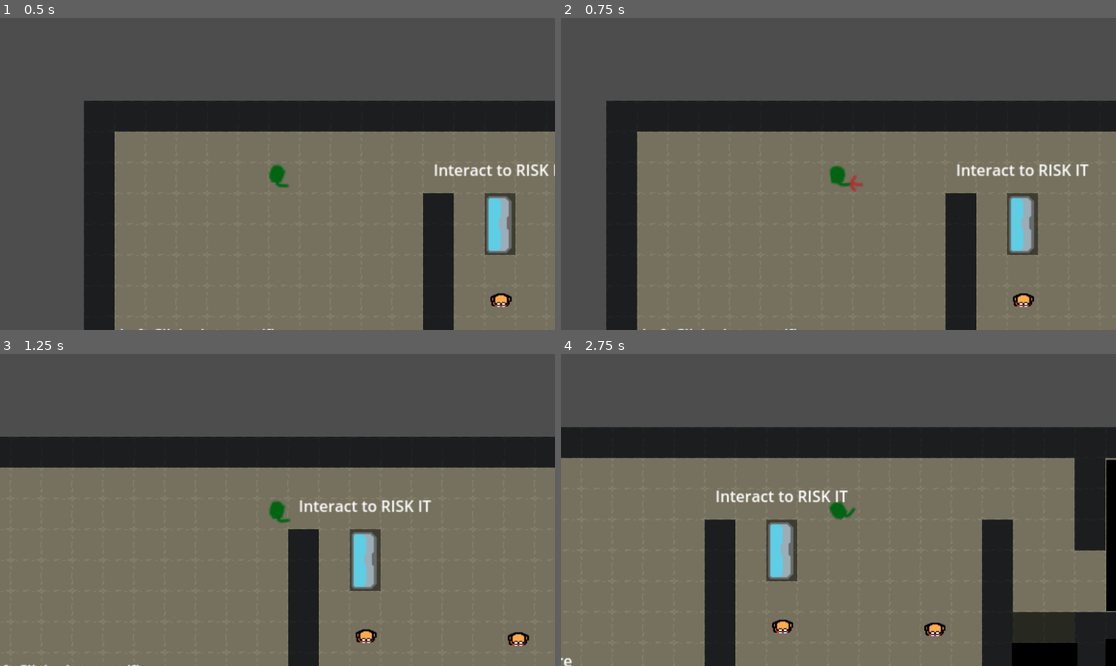
Above: before the commit, frames 1-4 (two rows, left to right).
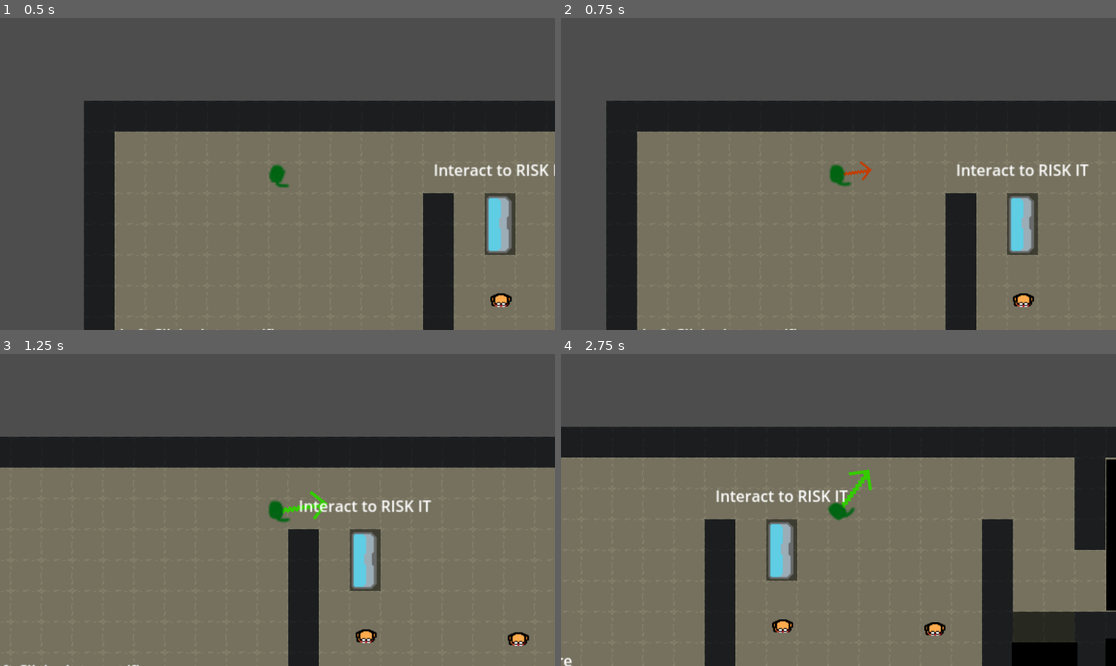
Above: after the commit, the same moments.

Repository: BobWizardLad/risk-it-for-the-biscuit
Game: Godot game, scene res://levels/trial_one.tscn
Two runs of this game, one before a commit and one after it. Both use one fixed random seed, a clock stepped at 60 frames per second and the inputs below.
Inputs (mouse positions are in pixels of both pictures, inside the frame that each line leads up to):
- Up to frame 1 (0.5 s): no input
- Up to frame 2 (0.75 s): tap Enter at 0.5 s; move the mouse to (960, 158) at 0.52 s; press the mouse at (960, 158) at 0.53 s; hold Right (ui_right) from 0.53 s (still down)
- Up to frame 3 (1.25 s): keep holding Right (ui_right)
- Up to frame 4 (2.75 s): move the mouse to (727, 525) at 1.27 s; release Right (ui_right) at 1.28 s; release the mouse at (727, 525) at 1.28 s; hold Down (ui_down) 1.28-2.03 s; click (727, 525) at 1.35 s; tap Space at 2 s; move the mouse to (894, 441) at 2.02 s; press the mouse at (894, 441) at 2.03 s; hold Right (ui_right) from 2.03 s (still down)

Frame 1 is identical in both runs. In frame 2, 0.2% of the frame differs, in the area x 48-57%, y 45-56%; in frame 3, 0.2%; in frame 4, 0.7%, in the area x 0-100%, y 33-100%.

Commit message:
Firing Now has some weight to it
There is a charge up, and a particle effect where the shot lands to indicate it better

Diff:
--- /dev/null
+++ b/bake-hard/assets/bread_crumb.tres
@@ -0,0 +1,7 @@
+[gd_resource type="AtlasTexture" load_steps=2 format=3 uid="uid://c4wvg4vxjy1t2"]
+
+[ext_resource type="Texture2D" uid="uid://w06xe0m62p61" path="res://assets/bread.png" id="1_owk6u"]
+
+[resource]
+atlas = ExtResource("1_owk6u")
+region = Rect2(48, 66, 15, 15)
--- /dev/null
+++ b/bake-hard/scenes/hit_effect.tscn
@@ -0,0 +1,20 @@
+[gd_scene load_steps=2 format=3 uid="uid://b623nk6koqbhm"]
+
+[ext_resource type="Texture2D" uid="uid://c4wvg4vxjy1t2" path="res://assets/bread_crumb.tres" id="1_flhpc"]
+
+[node name="HitEffect" type="CPUParticles2D"]
+texture_filter = 1
+emitting = false
+amount = 5
+texture = ExtResource("1_flhpc")
+lifetime = 0.2
+one_shot = true
+lifetime_randomness = 0.1
+direction = Vector2(0, 0)
+spread = 180.0
+gravity = Vector2(0, 0)
+initial_velocity_min = 60.0
+initial_velocity_max = 80.0
+angle_max = 360.0
+scale_amount_min = 0.3
+scale_amount_max = 0.35
--- a/bake-hard/scenes/player.tscn
+++ b/bake-hard/scenes/player.tscn
@@ -1,17 +1,19 @@
-[gd_scene load_steps=8 format=3 uid="uid://bh0jp6fnt0a3j"]
+[gd_scene load_steps=13 format=3 uid="uid://bh0jp6fnt0a3j"]
 
 [ext_resource type="Script" uid="uid://c8fqyo2sh1ref" path="res://scripts/player.gd" id="1_g2els"]
+[ext_resource type="Texture2D" uid="uid://cpd55xq3ekrnm" path="res://assets/arrow.png" id="2_dqkch"]
 [ext_resource type="Texture2D" uid="uid://bdhiamyjeupsp" path="res://assets/GuySprite.png" id="2_qhqgy"]
+[ext_resource type="PackedScene" uid="uid://b623nk6koqbhm" path="res://scenes/hit_effect.tscn" id="4_qlg0r"]
+[ext_resource type="AudioStream" uid="uid://brauathg8bofk" path="res://assets/ping.mp3" id="4_tuyoq"]
 
 [sub_resource type="CircleShape2D" id="CircleShape2D_g2els"]
-radius = 10.198
 
 [sub_resource type="Animation" id="Animation_qhqgy"]
 length = 0.001
 tracks/0/type = "value"
 tracks/0/imported = false
 tracks/0/enabled = true
-tracks/0/path = NodePath("Sprite2D:texture")
+tracks/0/path = NodePath("PlayerTexture:texture")
 tracks/0/interp = 1
 tracks/0/loop_wrap = true
 tracks/0/keys = {
@@ -23,7 +25,7 @@
 tracks/1/type = "value"
 tracks/1/imported = false
 tracks/1/enabled = true
-tracks/1/path = NodePath("Sprite2D:frame")
+tracks/1/path = NodePath("PlayerTexture:frame")
 tracks/1/interp = 1
 tracks/1/loop_wrap = true
 tracks/1/keys = {
@@ -35,7 +37,7 @@
 tracks/2/type = "value"
 tracks/2/imported = false
 tracks/2/enabled = true
-tracks/2/path = NodePath("Sprite2D:hframes")
+tracks/2/path = NodePath("PlayerTexture:hframes")
 tracks/2/interp = 1
 tracks/2/loop_wrap = true
 tracks/2/keys = {
@@ -47,7 +49,7 @@
 tracks/3/type = "value"
 tracks/3/imported = false
 tracks/3/enabled = true
-tracks/3/path = NodePath("Sprite2D:vframes")
+tracks/3/path = NodePath("PlayerTexture:vframes")
 tracks/3/interp = 1
 tracks/3/loop_wrap = true
 tracks/3/keys = {
@@ -55,6 +57,178 @@
 "transitions": PackedFloat32Array(1),
 "update": 1,
 "values": [4]
+}
+tracks/4/type = "value"
+tracks/4/imported = false
+tracks/4/enabled = true
+tracks/4/path = NodePath("Arrow:visible")
+tracks/4/interp = 1
+tracks/4/loop_wrap = true
+tracks/4/keys = {
+"times": PackedFloat32Array(0),
+"transitions": PackedFloat32Array(1),
+"update": 1,
+"values": [false]
+}
+tracks/5/type = "value"
+tracks/5/imported = false
+tracks/5/enabled = true
+tracks/5/path = NodePath("Arrow:modulate")
+tracks/5/interp = 1
+tracks/5/loop_wrap = true
+tracks/5/keys = {
+"times": PackedFloat32Array(0),
+"transitions": PackedFloat32Array(1),
+"update": 0,
+"values": [Color(1, 0, 0, 1)]
+}
+tracks/6/type = "value"
+tracks/6/imported = false
+tracks/6/enabled = true
+tracks/6/path = NodePath("Arrow:scale")
+tracks/6/interp = 1
+tracks/6/loop_wrap = true
+tracks/6/keys = {
+"times": PackedFloat32Array(0),
+"transitions": PackedFloat32Array(1),
+"update": 0,
+"values": [Vector2(0.453125, 0.453125)]
+}
+tracks/7/type = "value"
+tracks/7/imported = false
+tracks/7/enabled = true
+tracks/7/path = NodePath("Arrow:position")
+tracks/7/interp = 1
+tracks/7/loop_wrap = true
+tracks/7/keys = {
+"times": PackedFloat32Array(0),
+"transitions": PackedFloat32Array(1),
+"update": 0,
+"values": [Vector2(13, 0)]
+}
+tracks/8/type = "value"
+tracks/8/imported = false
+tracks/8/enabled = true
+tracks/8/path = NodePath("HitEffect:emitting")
+tracks/8/interp = 1
+tracks/8/loop_wrap = true
+tracks/8/keys = {
+"times": PackedFloat32Array(0),
+"transitions": PackedFloat32Array(1),
+"update": 1,
+"values": [false]
+}
+tracks/9/type = "value"
+tracks/9/imported = false
+tracks/9/enabled = true
+tracks/9/path = NodePath("AudioStreamPlayer2D:stream")
+tracks/9/interp = 1
+tracks/9/loop_wrap = true
+tracks/9/keys = {
+"times": PackedFloat32Array(0),
+"transitions": PackedFloat32Array(1),
+"update": 1,
+"values": [ExtResource("4_tuyoq")]
+}
+tracks/10/type = "value"
+tracks/10/imported = false
+tracks/10/enabled = true
+tracks/10/path = NodePath("AudioStreamPlayer2D:playing")
+tracks/10/interp = 1
+tracks/10/loop_wrap = true
+tracks/10/keys = {
+"times": PackedFloat32Array(0),
+"transitions": PackedFloat32Array(1),
+"update": 1,
+"values": [false]
+}
+
+[sub_resource type="Animation" id="Animation_tuyoq"]
+resource_name = "charging_attack"
+step = 0.001
+tracks/0/type = "value"
+tracks/0/imported = false
+tracks/0/enabled = true
+tracks/0/path = NodePath("Arrow:visible")
+tracks/0/interp = 1
+tracks/0/loop_wrap = true
+tracks/0/keys = {
+"times": PackedFloat32Array(0),
+"transitions": PackedFloat32Array(1),
+"update": 1,
+"values": [true]
+}
+tracks/1/type = "value"
+tracks/1/imported = false
+tracks/1/enabled = true
+tracks/1/path = NodePath("Arrow:modulate")
+tracks/1/interp = 1
+tracks/1/loop_wrap = true
+tracks/1/keys = {
+"times": PackedFloat32Array(0, 1),
+"transitions": PackedFloat32Array(0.732043, 1.18921),
+"update": 0,
+"values": [Color(1, 0, 0, 1), Color(0, 1, 0, 1)]
+}
+tracks/2/type = "value"
+tracks/2/imported = false
+tracks/2/enabled = true
+tracks/2/path = NodePath("Arrow:scale")
+tracks/2/interp = 1
+tracks/2/loop_wrap = true
+tracks/2/keys = {
+"times": PackedFloat32Array(0, 1),
+"transitions": PackedFloat32Array(1, 1),
+"update": 0,
+"values": [Vector2(0.453125, 0.453125), Vector2(1, 1)]
+}
+tracks/3/type = "value"
+tracks/3/imported = false
+tracks/3/enabled = true
+tracks/3/path = NodePath("Arrow:position")
+tracks/3/interp = 1
+tracks/3/loop_wrap = true
+tracks/3/keys = {
+"times": PackedFloat32Array(0, 1),
+"transitions": PackedFloat32Array(1, 1),
+"update": 0,
+"values": [Vector2(13, 0), Vector2(30, 0)]
+}
+tracks/4/type = "value"
+tracks/4/imported = false
+tracks/4/enabled = true
+tracks/4/path = NodePath("HitEffect:emitting")
+tracks/4/interp = 1
+tracks/4/loop_wrap = true
+tracks/4/keys = {
+"times": PackedFloat32Array(1),
+"transitions": PackedFloat32Array(1),
+"update": 1,
+"values": [true]
+}
+tracks/5/type = "value"
+tracks/5/imported = false
+tracks/5/enabled = true
+tracks/5/path = NodePath("AudioStreamPlayer2D:stream")
+tracks/5/interp = 1
+tracks/5/loop_wrap = true
+tracks/5/keys = {
+"times": PackedFloat32Array(0),
+"transitions": PackedFloat32Array(1),
+"update": 1,
+"values": [ExtResource("4_tuyoq")]
+}
+tracks/6/type = "value"
+tracks/6/imported = false
+tracks/6/enabled = true
+tracks/6/path = NodePath("AudioStreamPlayer2D:playing")
+tracks/6/interp = 1
+tracks/6/loop_wrap = true
+tracks/6/keys = {
+"times": PackedFloat32Array(0.978),
+"transitions": PackedFloat32Array(1),
+"update": 1,
+"values": [true]
 }
 
 [sub_resource type="Animation" id="Animation_dqkch"]
@@ -63,7 +237,7 @@
 tracks/0/type = "value"
 tracks/0/imported = false
 tracks/0/enabled = true
-tracks/0/path = NodePath("Sprite2D:texture")
+tracks/0/path = NodePath("PlayerTexture:texture")
 tracks/0/interp = 1
 tracks/0/loop_wrap = true
 tracks/0/keys = {
@@ -75,7 +249,7 @@
 tracks/1/type = "value"
 tracks/1/imported = false
 tracks/1/enabled = true
-tracks/1/path = NodePath("Sprite2D:hframes")
+tracks/1/path = NodePath("PlayerTexture:hframes")
 tracks/1/interp = 1
 tracks/1/loop_wrap = true
 tracks/1/keys = {
@@ -87,7 +261,7 @@
 tracks/2/type = "value"
 tracks/2/imported = false
 tracks/2/enabled = true
-tracks/2/path = NodePath("Sprite2D:vframes")
+tracks/2/path = NodePath("PlayerTexture:vframes")
 tracks/2/interp = 1
 tracks/2/loop_wrap = true
 tracks/2/keys = {
@@ -99,7 +273,7 @@
 tracks/3/type = "value"
 tracks/3/imported = false
 tracks/3/enabled = true
-tracks/3/path = NodePath("Sprite2D:frame")
+tracks/3/path = NodePath("PlayerTexture:frame")
 tracks/3/interp = 1
 tracks/3/loop_wrap = true
 tracks/3/keys = {
@@ -116,7 +290,7 @@
 tracks/0/type = "value"
 tracks/0/imported = false
 tracks/0/enabled = true
-tracks/0/path = NodePath("Sprite2D:texture")
+tracks/0/path = NodePath("PlayerTexture:texture")
 tracks/0/interp = 1
 tracks/0/loop_wrap = true
 tracks/0/keys = {
@@ -128,7 +302,7 @@
 tracks/1/type = "value"
 tracks/1/imported = false
 tracks/1/enabled = true
-tracks/1/path = NodePath("Sprite2D:frame")
+tracks/1/path = NodePath("PlayerTexture:frame")
 tracks/1/interp = 1
 tracks/1/loop_wrap = true
 tracks/1/keys = {
@@ -137,12 +311,29 @@
 "update": 1,
 "values": [0, 1]
 }
+tracks/2/type = "value"
+tracks/2/imported = false
+tracks/2/enabled = true
+tracks/2/path = NodePath("Arrow:visible")
+tracks/2/interp = 1
+tracks/2/loop_wrap = true
+tracks/2/keys = {
+"times": PackedFloat32Array(0),
+"transitions": PackedFloat32Array(1),
+"update": 1,
+"values": [false]
+}
+
+[sub_resource type="Animation" id="Animation_fjrip"]
+resource_name = "max_charge"
 
 [sub_resource type="AnimationLibrary" id="AnimationLibrary_dqkch"]
 _data = {
 &"RESET": SubResource("Animation_qhqgy"),
+&"charging_attack": SubResource("Animation_tuyoq"),
 &"fire": SubResource("Animation_dqkch"),
-&"idle": SubResource("Animation_g2els")
+&"idle": SubResource("Animation_g2els"),
+&"max_charge": SubResource("Animation_fjrip")
 }
 
 [node name="Player" type="CharacterBody2D"]
@@ -150,7 +341,16 @@
 collision_mask = 13
 script = ExtResource("1_g2els")
 
-[node name="Sprite2D" type="Sprite2D" parent="."]
+[node name="Arrow" type="Sprite2D" parent="."]
+visible = false
+modulate = Color(1, 0, 0, 1)
+texture_filter = 1
+position = Vector2(13, 0)
+rotation = -0.785398
+scale = Vector2(0.453125, 0.453125)
+texture = ExtResource("2_dqkch")
+
+[node name="PlayerTexture" type="Sprite2D" parent="."]
 position = Vector2(11, 1)
 rotation = 1.5708
 scale = Vector2(1.7, 1.7)
@@ -167,3 +367,16 @@
 libraries = {
 &"": SubResource("AnimationLibrary_dqkch")
 }
+
+[node name="AudioStreamPlayer2D" type="AudioStreamPlayer2D" parent="."]
+stream = ExtResource("4_tuyoq")
+volume_db = 5.0
+
+[node name="HitEffect" parent="." instance=ExtResource("4_qlg0r")]
+lifetime = 0.1
+lifetime_randomness = 0.0
+emission_shape = 1
+emission_sphere_radius = 10.0
+
+[node name="AttackCharge" type="Timer" parent="."]
+wait_time = 0.5
--- a/bake-hard/scripts/player.gd
+++ b/bake-hard/scripts/player.gd
@@ -6,59 +6,81 @@
 @export var speed := 200
 
 var is_dead = false
+var finished_charging = false
 
 signal player_died
 
 func _ready():
-    animation_player.play("idle")
-    # rotation = -PI / 2 # Face up initially
-    pass
+	animation_player.connect("animation_finished", Callable(self, "_on_animation_finished"))
+	animation_player.play("idle")
+	# rotation = -PI / 2 # Face up initially
+	pass
 
 func take_attack():
-    if !is_dead:
-        print_debug("Player took an attack")
-        set_process(false)
-        set_process_input(false)
-        is_dead = true
-        player_died.emit()
+	if !is_dead:
+		print_debug("Player took an attack")
+		set_process(false)
+		set_process_input(false)
+		is_dead = true
+		player_died.emit()
 
 func _unhandled_input(event):
-    if !is_dead:
-        velocity = Vector2.ZERO
-        if Input.is_action_pressed("ui_right"):
-            velocity.x += 1
-        if Input.is_action_pressed("ui_left"):
-            velocity.x -= 1
-        if Input.is_action_pressed("ui_down"):
-            velocity.y += 1
-        if Input.is_action_pressed("ui_up"):
-            velocity.y -= 1
+	if !is_dead:
+		velocity = Vector2.ZERO
+		if Input.is_action_pressed("ui_right"):
+			velocity.x += 1
+		if Input.is_action_pressed("ui_left"):
+			velocity.x -= 1
+		if Input.is_action_pressed("ui_down"):
+			velocity.y += 1
+		if Input.is_action_pressed("ui_up"):
+			velocity.y -= 1
 
-        if event.is_action_pressed("fire"):
-            var ray_length = 1000
-            var start_pos = global_position
-            var end_pos = start_pos + Vector2.RIGHT.rotated(rotation) * ray_length
-            var space_state = get_world_2d().direct_space_state
-            var ray_params = PhysicsRayQueryParameters2D.new()
-            ray_params.from = start_pos
-            ray_params.to = end_pos
-            ray_params.exclude = [self]
-            var result = space_state.intersect_ray(ray_params)
-            if result:
-                # You can access result.position, result.collider, etc.
-                if result.collider is Enemy:
-                    result.collider.take_attack()
-                else:
-                    print("Hit: ", result.collider)
+		if event.is_action_pressed("fire"):
+			animation_player.play("charging_attack")
 
-            animation_player.play("fire")
-            animation_player.queue("idle")
+		if event.is_action_released("fire") and finished_charging:
+			var ray_length = 1000
+			var start_pos = global_position
+			var end_pos = start_pos + Vector2.RIGHT.rotated(rotation) * ray_length
+			var space_state = get_world_2d().direct_space_state
+			var ray_params = PhysicsRayQueryParameters2D.new()
+			ray_params.from = start_pos
+			ray_params.to = end_pos
+			ray_params.exclude = [self]
+			var result = space_state.intersect_ray(ray_params)
+			if result:
+				# You can access result.position, result.collider, etc.
+				if result.collider is Enemy:
+					result.collider.take_attack()
+				else:
+					print("Hit: ", result.collider)
+
+				# Spawn particle effect at hit position
+				var particles = preload("res://scenes/hit_effect.tscn").instantiate()
+				particles.global_position = result.position
+				get_tree().current_scene.add_child(particles)
+				particles.emitting = true
+				particles.finished.connect(func(): particles.queue_free())
+
+			animation_player.play("fire")
+			animation_player.queue("idle")
+			finished_charging = false
+		elif event.is_action_released("fire"):
+			finished_charging = false
+			animation_player.play("idle")
+
+# Add this function to your script (outside _unhandled_input):
+func _on_animation_finished(anim_name):
+	if(anim_name == "charging_attack"):
+		finished_charging = true
+
 
 func _process(delta):
-    if velocity.length() > 0:
-        velocity = velocity.normalized() * speed
-        move_and_slide()
+	if velocity.length() > 0:
+		velocity = velocity.normalized() * speed
+		move_and_slide()
 
-    # Make the player face the mouse position at all times
-    var mouse_pos = get_global_mouse_position()
-    rotation = (mouse_pos - global_position).angle()
+	# Make the player face the mouse position at all times
+	var mouse_pos = get_global_mouse_position()
+	rotation = (mouse_pos - global_position).angle()
Binary file added: bake-hard/assets/arrow.png
Not shown, added: bake-hard/assets/arrow.png.import
Binary file added: bake-hard/assets/arrow2.png
Not shown, added: bake-hard/assets/arrow2.png.import
Binary file added: bake-hard/assets/bread.png
Not shown, added: bake-hard/assets/bread.png.import
Not shown, added: bake-hard/assets/ping.mp3.import
Not shown, added: bake-hard/assets/ping.mp3
